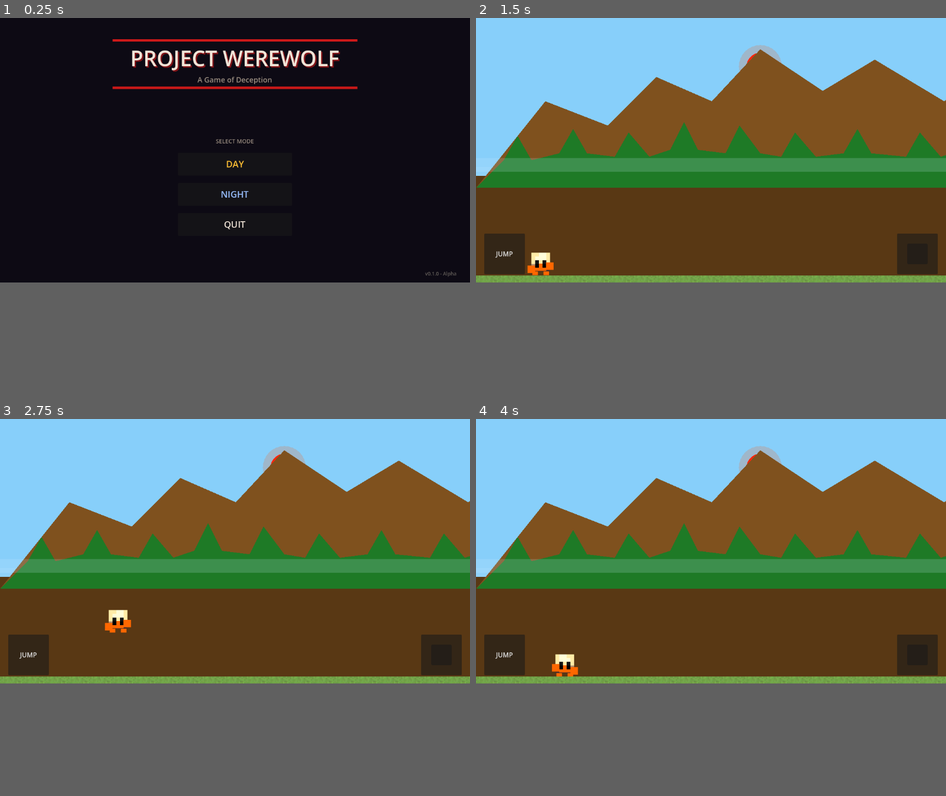
Above: before the commit, frames 1-4 (two rows, left to right).
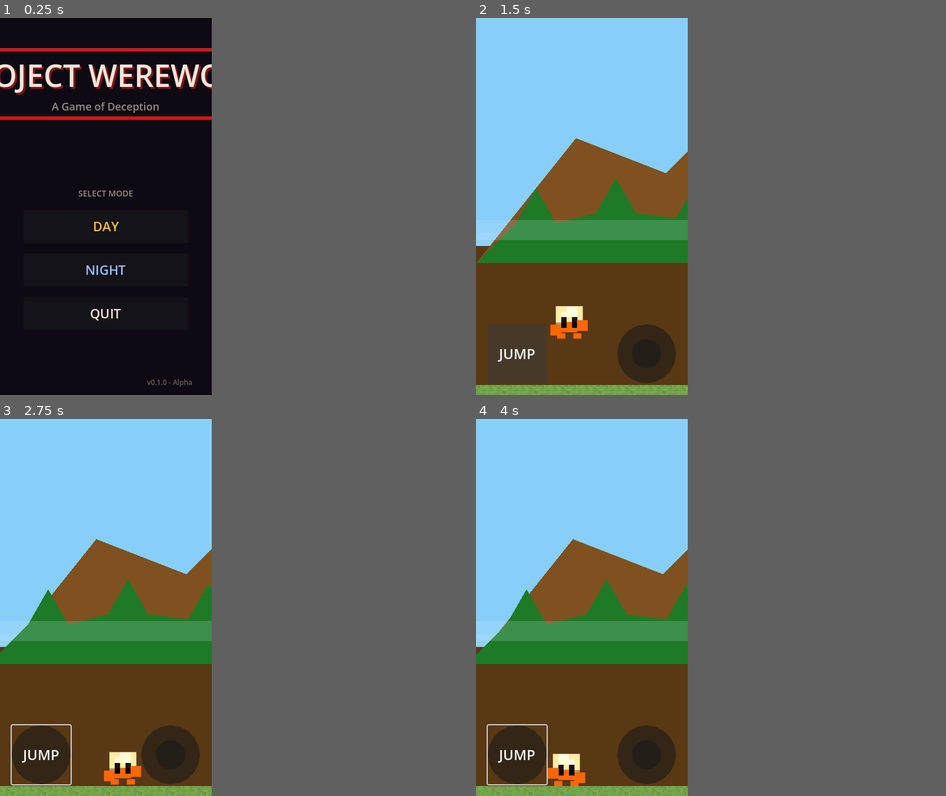
Above: after the commit, the same moments.

Repository: Sachindu-Nethmin/project-werewolf
Game: Godot game, scene res://scenes/main_menu.tscn
Two runs of this game, one before a commit and one after it. Both use one fixed random seed, a clock stepped at 60 frames per second and the inputs below.
Inputs (mouse positions are in pixels of both pictures, inside the frame that each line leads up to):
- Up to frame 1 (0.25 s): no input
- Up to frame 2 (1.5 s): click "DAY" at 0.5 s; click (565, 251) at 1.25 s, where only the run after the commit has a clickable "JUMP"
- Up to frame 3 (2.75 s): tap Enter (ui_accept) at 2, 2.27 s; move the mouse to (338, 539) at 2.02 s; hold Right (ui_right) from 2.03 s (still down); click (338, 539) at 2.17 s
- Up to frame 4 (4 s): release Right (ui_right) at 2.75 s; drag from (617, 566) to (687, 603) at 2.77 s; move the mouse to (758, 494) at 3.52 s; hold Left (ui_left) from 3.53 s (still down); click (758, 494) at 3.67 s
In our replay, the window is 799x449 before the commit and 360x640 after it. These sizes can differ from the game's own. Grey fills any space a smaller window leaves; there, only what the larger window draws over its background counts as a difference.

The runs differ from the first frame. In frame 1, 5.3% of the frame differs, in the area x 0-98%, y 5-98%; in frame 2, 49%; in frame 3, 50%; in frame 4, 50%, in the area x 0-100%, y 0-100%.

Commit message:
Fix mobile issues

Diff:
--- a/project.godot
+++ b/project.godot
@@ -15,6 +15,17 @@
 config/features=PackedStringArray("4.6", "Mobile")
 config/icon="res://icon.svg"
 
+[autoload]
+
+ResponsiveUI="*res://scripts/responsive_ui.gd"
+
+[display]
+
+window/size/viewport_width=360
+window/size/viewport_height=640
+window/stretch/mode="canvas_items"
+window/stretch/aspect="keep_height"
+
 [editor_plugins]
 
 enabled=PackedStringArray("res://addons/godot_mcp/plugin.cfg")
--- a/scenes/mobile_controls.tscn
+++ b/scenes/mobile_controls.tscn
@@ -42,7 +42,7 @@
 anchors_top = 0.0
 anchors_right = 1.0
 anchors_bottom = 1.0
-mouse_filter = 2
+mouse_filter = 0
 script = ExtResource("1_script")
 
 [node name="JoystickBase" type="Panel" parent="Control"]
@@ -51,17 +51,15 @@
 size = Vector2(100, 100)
 custom_minimum_size = Vector2(100, 100)
 theme_overrides_styles/panel = SubResource("JoystickBaseStyle")
-mouse_filter = 2
+mouse_filter = 0
 
 [node name="JoystickHandle" type="Panel" parent="Control/JoystickBase"]
-layout_mode = 2
-offset_left = 25.0
-offset_top = 25.0
-offset_right = 75.0
-offset_bottom = 75.0
+layout_mode = 0
+position = Vector2(25.0, 25.0)
+size = Vector2(50.0, 50.0)
 custom_minimum_size = Vector2(50, 50)
 theme_overrides_styles/panel = SubResource("JoystickHandleStyle")
-mouse_filter = 2
+mouse_filter = 0
 
 [node name="JumpButton" type="Button" parent="Control"]
 layout_mode = 0
@@ -71,4 +69,4 @@
 theme_overrides_styles/normal = SubResource("JumpButtonStyle")
 theme_overrides_font_sizes/font_size = 24
 text = "JUMP"
-mouse_filter = 2
+mouse_filter = 0
--- a/scripts/main_menu.gd
+++ b/scripts/main_menu.gd
@@ -1,15 +1,82 @@
 extends Control
+
+# Base sizes matching the .tscn authored values
+const BASE_TITLE_HALF_W: float = 300.0
+const BASE_TITLE_BAR_H: float = 6.0
+const BASE_VBOX_HALF_W: float = 140.0
+const BASE_BUTTON_W: float = 280.0
+const BASE_BUTTON_H: float = 56.0
+const BASE_VBOX_SEP: float = 18.0
+
+# Base font sizes from .tscn
+const BASE_FONT_TITLE: int = 52
+const BASE_FONT_SUBTITLE: int = 18
+const BASE_FONT_MODE: int = 14
+const BASE_FONT_BUTTON: int = 22
+const BASE_FONT_VERSION: int = 12
+
+@onready var title_container: VBoxContainer = $TitleContainer
+@onready var title_bar: ColorRect = $TitleContainer/TitleBar
+@onready var title_bar_bot: ColorRect = $TitleContainer/TitleBarBottom
+@onready var title_label: Label = $TitleContainer/TitleLabel
+@onready var subtitle_label: Label = $TitleContainer/SubtitleLabel
+@onready var vbox: VBoxContainer = $VBox
+@onready var mode_label: Label = $VBox/ModeLabel
+@onready var day_button: Button = $VBox/DayButton
+@onready var night_button: Button = $VBox/NightButton
+@onready var quit_button: Button = $VBox/QuitButton
+@onready var version_label: Label = $VersionLabel
+
 
 func _ready() -> void:
 	$VBox/DayButton.pressed.connect(_on_day_pressed)
 	$VBox/NightButton.pressed.connect(_on_night_pressed)
 	$VBox/QuitButton.pressed.connect(_on_quit_pressed)
 
+	ResponsiveUI.scale_changed.connect(_apply_layout)
+	_apply_layout(ResponsiveUI.scale_factor)
+
+
+func _apply_layout(sf: float) -> void:
+	var half_title_w: float = BASE_TITLE_HALF_W * sf
+	var half_vbox_w: float = BASE_VBOX_HALF_W * sf
+	var button_w: float = BASE_BUTTON_W * sf
+	var button_h: float = BASE_BUTTON_H * sf
+	var title_bar_h: float = BASE_TITLE_BAR_H * sf
+
+	# TitleContainer: re-apply offsets to maintain centered anchor
+	title_container.offset_left = -half_title_w
+	title_container.offset_right = half_title_w
+
+	# Title bars width
+	title_bar.custom_minimum_size = Vector2(half_title_w * 2.0, title_bar_h)
+	title_bar_bot.custom_minimum_size = Vector2(half_title_w * 2.0, title_bar_h)
+
+	# VBox: re-apply offsets
+	vbox.offset_left = -half_vbox_w
+	vbox.offset_right = half_vbox_w
+	vbox.add_theme_constant_override("separation", int(BASE_VBOX_SEP * sf))
+
+	# Button sizes
+	for btn in [day_button, night_button, quit_button]:
+		btn.custom_minimum_size = Vector2(button_w, button_h)
+
+	# Font sizes
+	title_label.add_theme_font_size_override("font_size", int(BASE_FONT_TITLE * sf))
+	subtitle_label.add_theme_font_size_override("font_size", int(BASE_FONT_SUBTITLE * sf))
+	mode_label.add_theme_font_size_override("font_size", int(BASE_FONT_MODE * sf))
+	for btn in [day_button, night_button, quit_button]:
+		btn.add_theme_font_size_override("font_size", int(BASE_FONT_BUTTON * sf))
+	version_label.add_theme_font_size_override("font_size", int(BASE_FONT_VERSION * sf))
+
+
 func _on_day_pressed() -> void:
 	get_tree().change_scene_to_file("res://scenes/level_2.tscn")
+
 
 func _on_night_pressed() -> void:
 	get_tree().change_scene_to_file("res://scenes/level_1.tscn")
 
+
 func _on_quit_pressed() -> void:
 	get_tree().quit()
--- a/scripts/mobile_controls.gd
+++ b/scripts/mobile_controls.gd
@@ -1,9 +1,10 @@
 extends Control
 
-@export var joystick_base_size: float = 100.0
-@export var joystick_handle_size: float = 50.0
-@export var button_size: float = 100.0
-@export var padding: float = 20.0
+const BASE_JOYSTICK: float = 100.0
+const BASE_HANDLE: float = 50.0
+const BASE_BUTTON: float = 100.0
+const BASE_PADDING: float = 20.0
+const BASE_FONT: int = 24
 
 @onready var joystick_base = $JoystickBase
 @onready var joystick_handle = $JoystickBase/JoystickHandle
@@ -17,23 +18,54 @@
 
 
 func _ready() -> void:
-	# Position controls relative to viewport
-	var viewport_size = get_viewport_rect().size
+	ResponsiveUI.scale_changed.connect(_apply_layout)
+	resized.connect(func(): _apply_layout(ResponsiveUI.scale_factor))
+	_apply_layout(ResponsiveUI.scale_factor)
 
-	# Joystick: bottom-right corner
-	joystick_base.position = Vector2(
-		viewport_size.x - joystick_base_size - padding,
-		viewport_size.y - joystick_base_size - padding
-	)
 
-	# Jump button: bottom-left corner
-	jump_button.position = Vector2(
-		padding,
-		viewport_size.y - button_size - padding
-	)
+func _apply_layout(sf: float) -> void:
+	var jp := BASE_JOYSTICK * sf
+	var hp := BASE_HANDLE * sf
+	var bp := BASE_BUTTON * sf
+	var pp := BASE_PADDING * sf
+	var vp := get_viewport_rect().size
 
-	_joystick_center = joystick_base.global_position + joystick_base.size / 2
-	_joystick_max_distance = joystick_base_size / 2
+	# Size and position joystick base (bottom-right)
+	joystick_base.size = Vector2(jp, jp)
+	joystick_base.custom_minimum_size = Vector2(jp, jp)
+	joystick_base.position = Vector2(vp.x - jp - pp, vp.y - jp - pp)
+
+	# Size and position joystick handle (centered inside base)
+	joystick_handle.size = Vector2(hp, hp)
+	joystick_handle.custom_minimum_size = Vector2(hp, hp)
+	joystick_handle.position = Vector2((jp - hp) / 2.0, (jp - hp) / 2.0)
+
+	# Size and position jump button (bottom-left)
+	jump_button.size = Vector2(bp, bp)
+	jump_button.custom_minimum_size = Vector2(bp, bp)
+	jump_button.position = Vector2(pp, vp.y - bp - pp)
+	jump_button.add_theme_font_size_override("font_size", int(BASE_FONT * sf))
+
+	# Update joystick interaction state
+	_joystick_center = joystick_base.global_position + joystick_base.size / 2.0
+	_joystick_max_distance = jp / 2.0
+
+	# Update corner radii on style boxes
+	_apply_corner_radius(joystick_base, "panel", int(jp / 2.0))
+	_apply_corner_radius(joystick_handle, "panel", int(hp / 2.0))
+	_apply_corner_radius(jump_button, "normal", int(bp / 2.0))
+
+
+func _apply_corner_radius(node: Control, slot: StringName, r: int) -> void:
+	var sb = node.get_theme_stylebox(slot)
+	if not sb:
+		return
+	sb = sb.duplicate()
+	sb.corner_radius_top_left = r
+	sb.corner_radius_top_right = r
+	sb.corner_radius_bottom_left = r
+	sb.corner_radius_bottom_right = r
+	node.add_theme_stylebox_override(slot, sb)
 
 
 func _input(event: InputEvent) -> void:
@@ -77,10 +109,10 @@
 	# Reset joystick
 	if _joystick_touch_id == touch_id:
 		_joystick_touch_id = -1
-		# Center the handle (offset by half the difference in sizes)
+		# Center the handle
 		joystick_handle.position = Vector2(
-			(joystick_base_size - joystick_handle_size) / 2,
-			(joystick_base_size - joystick_handle_size) / 2
+			(joystick_base.size.x - joystick_handle.size.x) / 2.0,
+			(joystick_base.size.y - joystick_handle.size.y) / 2.0
 		)
 		Input.action_release("ui_left")
 		Input.action_release("ui_right")
@@ -101,20 +133,28 @@
 
 func _update_joystick(touch_position: Vector2) -> void:
 	var joystick_rect = joystick_base.get_global_rect()
-	_joystick_center = joystick_rect.get_center()
+	var joystick_center = joystick_rect.get_center()
 
 	# Calculate vector from center to touch
-	var touch_offset = touch_position - _joystick_center
+	var touch_offset = touch_position - joystick_center
 	var distance = touch_offset.length()
 
 	# Clamp to max distance
 	if distance > _joystick_max_distance:
 		touch_offset = touch_offset.normalized() * _joystick_max_distance
-		distance = _joystick_max_distance
 
-	# Update handle position (relative to base)
-	var handle_local_pos = touch_offset
-	joystick_handle.position = handle_local_pos
+	# Convert offset to position within handle
+	var base_size = joystick_base.size
+	var handle_size = joystick_handle.size
+	var offset_percent = touch_offset / (base_size / 2.0)
+	offset_percent = offset_percent.clamp(Vector2(-1, -1), Vector2(1, 1))
+
+	# Update handle position as offset from center
+	var offset_pixels = offset_percent * ((base_size.x - handle_size.x) / 2.0)
+	joystick_handle.position = Vector2(
+		(base_size.x - handle_size.x) / 2.0 + offset_pixels.x,
+		(base_size.y - handle_size.y) / 2.0 + offset_pixels.y
+	)
 
 	# Determine input based on direction
 	_update_movement_input(touch_offset)
--- /dev/null
+++ b/scripts/responsive_ui.gd
@@ -0,0 +1,25 @@
+extends Node
+
+const BASE_W: float = 360.0
+const BASE_H: float = 640.0
+const MIN_SCALE: float = 0.7
+const MAX_SCALE: float = 2.5
+
+signal scale_changed(new_scale: float)
+
+var scale_factor: float = 1.0
+
+func _ready() -> void:
+	get_tree().root.size_changed.connect(_on_viewport_resized)
+	_on_viewport_resized()
+
+func _on_viewport_resized() -> void:
+	var vp: Vector2 = get_tree().root.get_visible_rect().size
+	scale_factor = clamp(min(vp.x / BASE_W, vp.y / BASE_H), MIN_SCALE, MAX_SCALE)
+	scale_changed.emit(scale_factor)
+
+func scale(base_value: float) -> float:
+	return base_value * scale_factor
+
+func scale_i(base_value: int) -> int:
+	return int(base_value * scale_factor)
Not shown, changed: export_presets.cfg
Not shown: 1 places in scenes/mobile_controls.tscn that only renumber resources
Not shown, added: scripts/responsive_ui.gd.uid
Not shown, added: 0.2.apk
